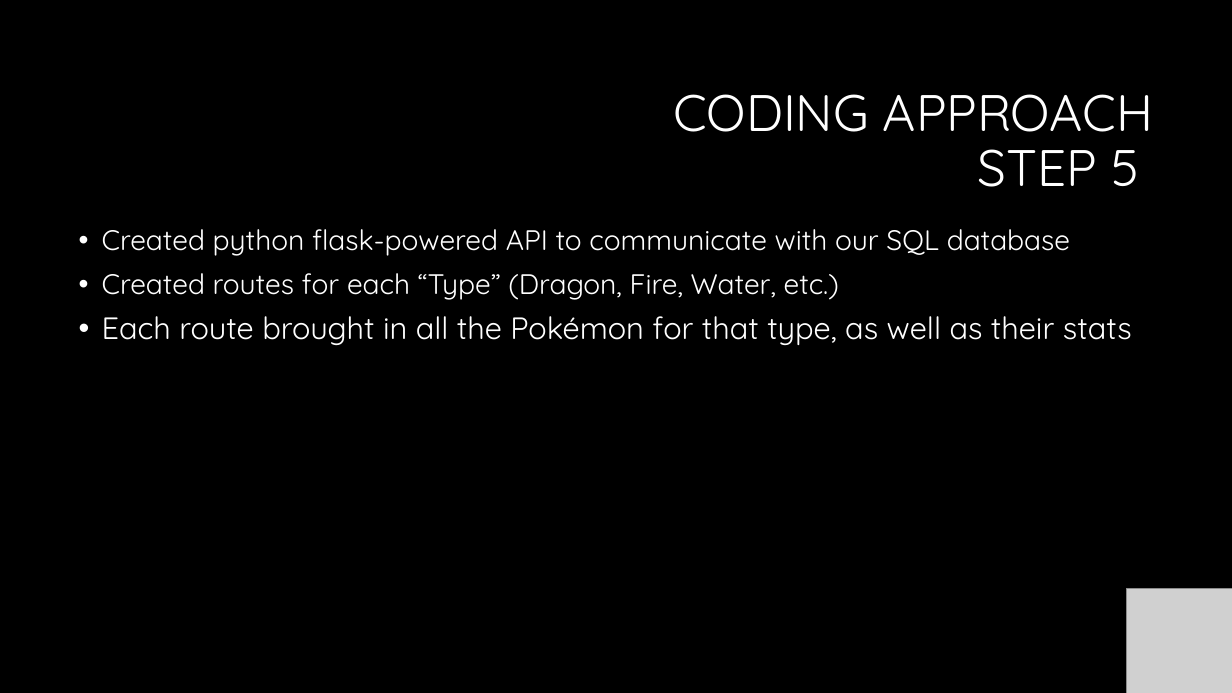
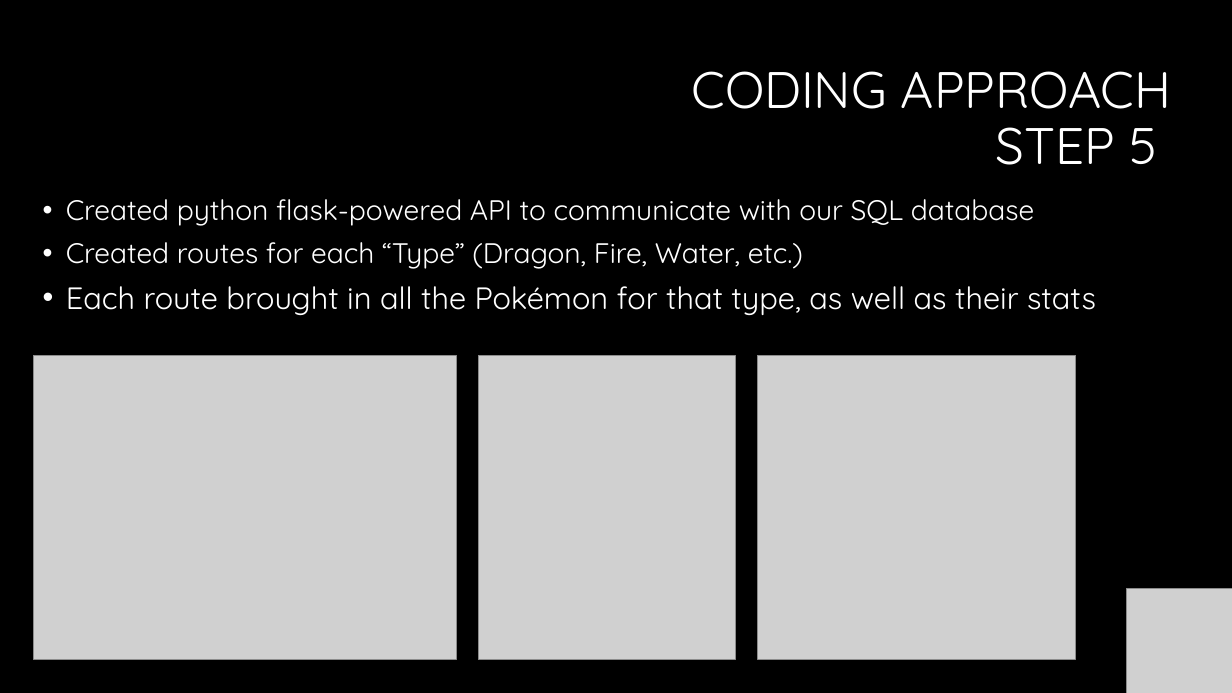
Before and after one commit to Dbuescher8/Pokemon-Project2, a slide deck: slide 8 of Presentation 2.pptx (slide 7 before the commit). Drawn at 1232x693 pixels with LibreOffice and Linux fonts; fonts in the diff are those of the drawing; grey boxes stand for pictures; background and template pictures are left out. Boxes give left, top, right and bottom in pixels: in the first picture for what was removed or moved away, otherwise in the second. Text is boxed around its words. In the diff, an @@ line names an element or a change of style, - is before the commit and + after.

```diff
--- a/Presentation 2.pptx
+++ b/Presentation 2.pptx
@@ title "CODING APPROACH STEP 5": place and size @@
-title "CODING APPROACH STEP 5" at (673, 94, 1154, 187)
+title "CODING APPROACH STEP 5" at (692, 71, 1172, 165)
@@ text "Created python flask-powered API to ...": place and size @@
-text "Created python flask-powered API to ..." at (102, 229, 1132, 345)
+text "Created python flask-powered API to ..." at (66, 199, 1096, 315)
@@ picture added at (33, 356, 457, 660) @@
@@ picture added at (479, 356, 737, 660) @@
@@ picture added at (758, 356, 1077, 660) @@
```
Also in this commit, not shown: 8 other slides changed, 1 slide added.
